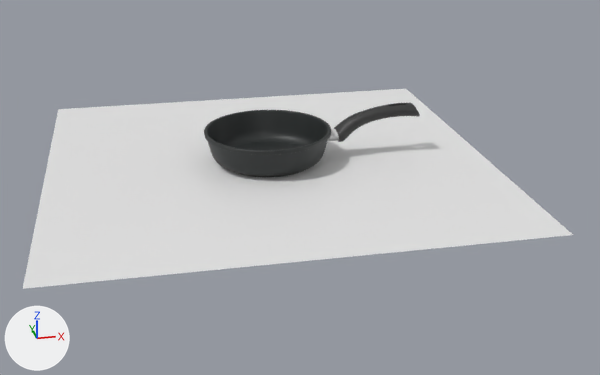
What one commit did to the Blender file blender/litaya_24_L08124i.blend.
Before and after are seen from a camera (50 mm lens) standing at (-2.46, -15.03, 5.91) and looking at (0.53, -0.5, -0.41). Every picture has the same lights, and +X, +Y and +Z are marked at lower left.

The first picture shows 'Plane', 'handle_pc', 'traditional_d26.001'.
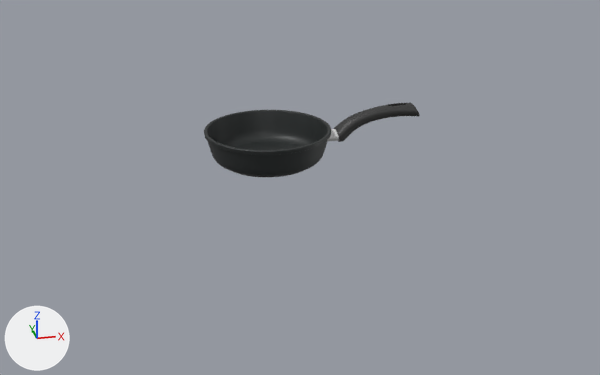
Boxes (x1, y1, x2, y2) around the edits, measured in the pictures (600 x 375 px):
'Plane', hidden
    before: (23, 89, 573, 289)

The change, as a list of edits to the scene's bpy script:
```text
Change ob_plane:
    add ob_plane.hide_viewport = True
```
